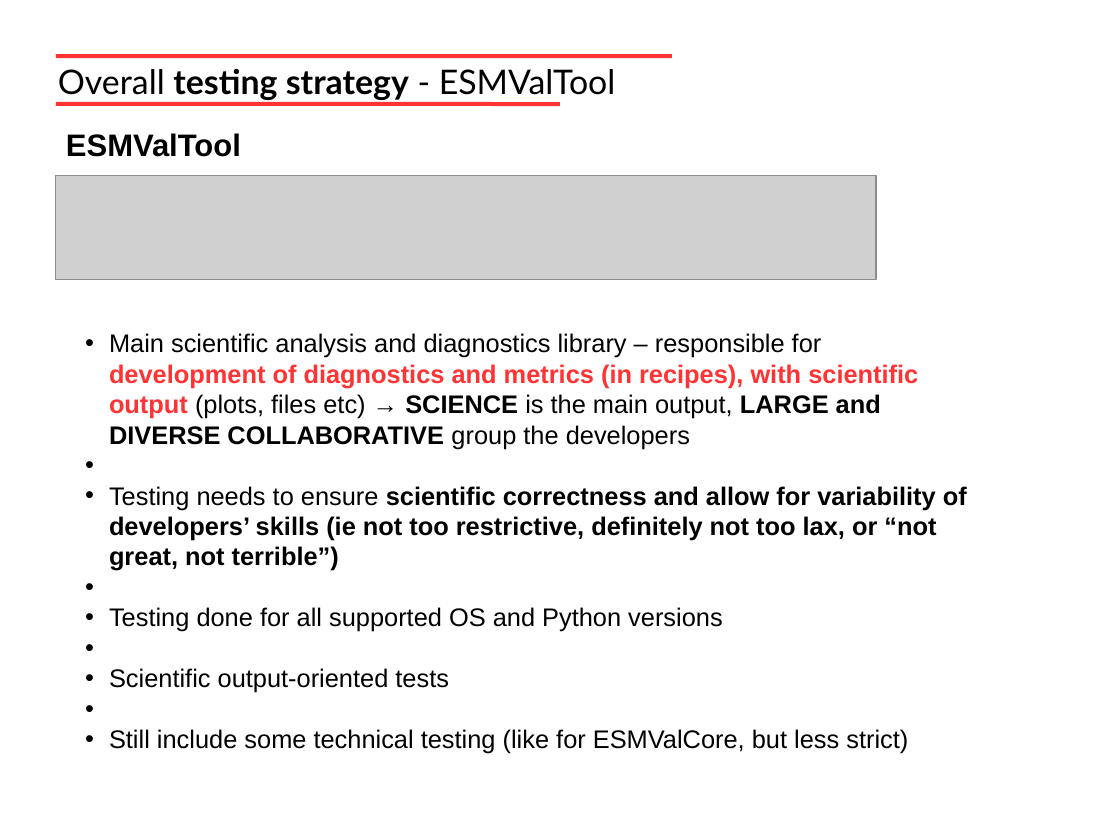
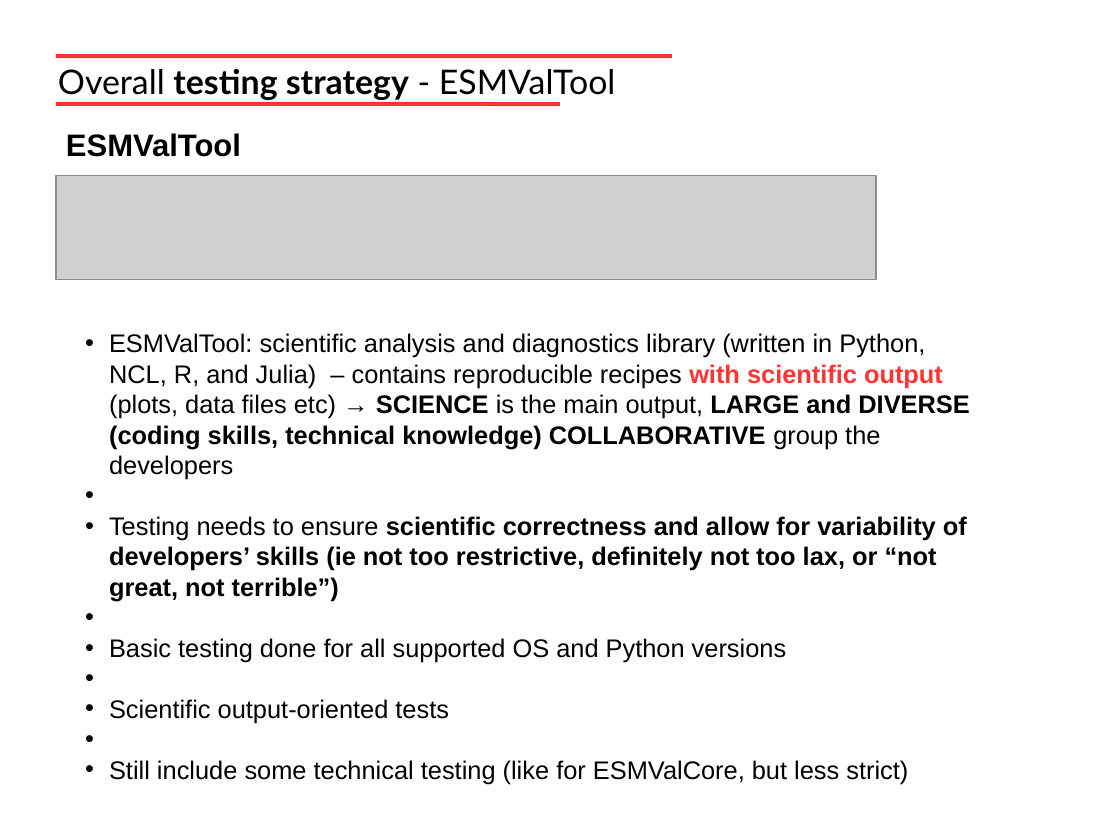
Before and after one commit to valeriupredoi/NCAR_Correctness_Workshop_9-10Nov2023_Talk, a slide deck: slide 8 of Predoi_Andela_Reliable-and-reproducible-Earth-System-Model-data-analysis-with-ESMValTool.pptx. Drawn at 1120x840 pixels with LibreOffice and Linux fonts; fonts in the diff are those of the drawing; grey boxes stand for pictures. Boxes give left, top, right and bottom in pixels: in the first picture for what was removed or moved away, otherwise in the second. Text is boxed around its words. In the diff, an @@ line names an element or a change of style, - is before the commit and + after.

```diff
--- a/Predoi_Andela_Reliable-and-reproducible-Earth-System-Model-data-analysis-with-ESMValTool.pptx
+++ b/Predoi_Andela_Reliable-and-reproducible-Earth-System-Model-data-analysis-with-ESMValTool.pptx
@@ text at (x1=109, y1=333, x2=969, y2=480): text changed @@
-• Main scientific analysis and diagnostics library – responsible for development of diagnostics and metrics (in recipes), with scientific output (plots, files etc) → SCIENCE is the main output, LARGE and DIVERSE COLLABORATIVE group the developers
+• ESMValTool: scientific analysis and diagnostics library (written in Python, NCL, R, and Julia) – contains reproducible recipes with scientific output (plots, data files etc) → SCIENCE is the main output, LARGE and DIVERSE (coding skills, technical knowledge) COLLABORATIVE group the developers
@@ text at (x1=109, y1=638, x2=787, y2=662): text changed @@
-• Testing done for all supported OS and Python versions
+• Basic testing done for all supported OS and Python versions
```
Also in this commit, not shown: 7 other slides changed, 1 slide added, 1 other file.
